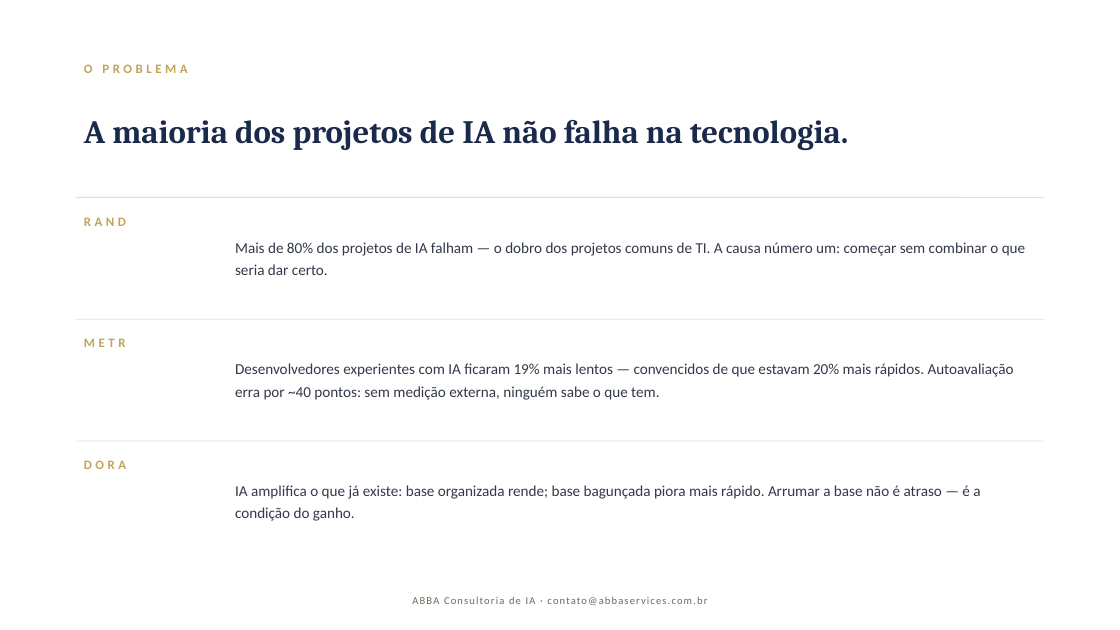
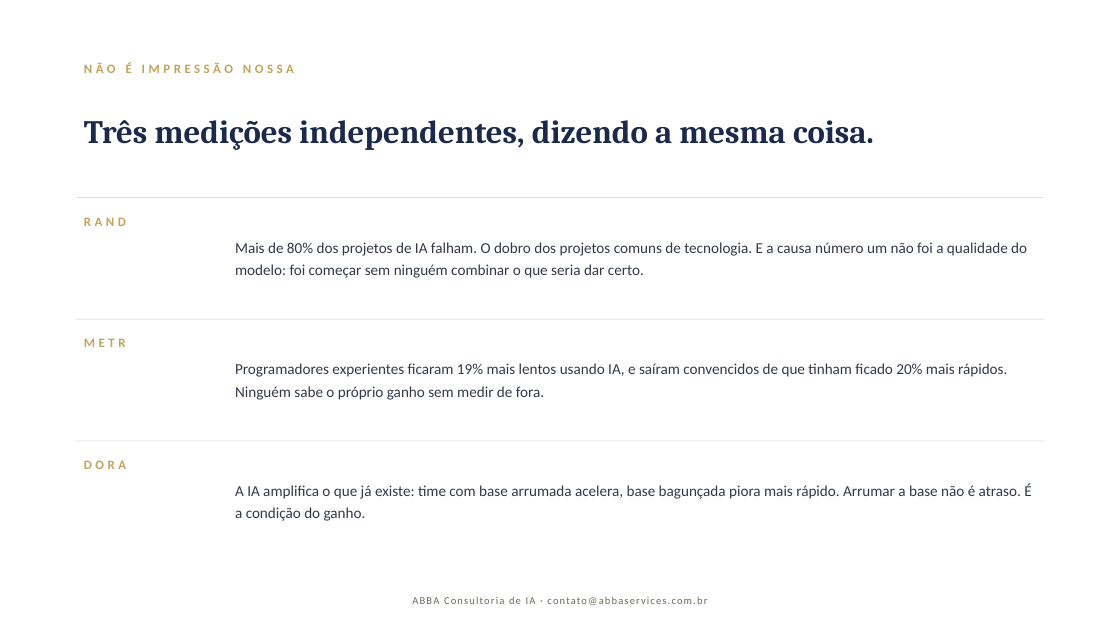
Before and after one commit to DanielMoraesCoca/abba-ops, a slide deck: slide 4 of 08-materiais/modelos/abba-deck-institucional.pptx (slide 2 before the commit). Drawn at 1120x630 pixels with LibreOffice and Linux fonts; fonts in the diff are those of the drawing. Boxes give left, top, right and bottom in pixels: in the first picture for what was removed or moved away, otherwise in the second. Text is boxed around its words. In the diff, an @@ line names an element or a change of style, - is before the commit and + after.

```diff
--- a/08-materiais/modelos/abba-deck-institucional.pptx
+++ b/08-materiais/modelos/abba-deck-institucional.pptx
@@ text at [84, 62, 294, 73]: text changed @@
-O PROBLEMA
+NÃO É IMPRESSÃO NOSSA
@@ text at [84, 120, 874, 150]: text changed @@
-A maioria dos projetos de IA não falha na tecnologia.
+Três medições independentes, dizendo a mesma coisa.
@@ text at [235, 242, 1027, 278]: text changed @@
-Mais de 80% dos projetos de IA falham — o dobro dos projetos comuns de TI. A causa número um: começar sem combinar o que seria dar certo.
+Mais de 80% dos projetos de IA falham. O dobro dos projetos comuns de tecnologia. E a causa número um não foi a qualidade do modelo: foi começar sem ninguém combinar o que seria dar certo.
@@ text at [235, 363, 1007, 400]: text changed @@
-Desenvolvedores experientes com IA ficaram 19% mais lentos — convencidos de que estavam 20% mais rápidos. Autoavaliação erra por ~40 pontos: sem medição externa, ninguém sabe o que tem.
+Programadores experientes ficaram 19% mais lentos usando IA, e saíram convencidos de que tinham ficado 20% mais rápidos. Ninguém sabe o próprio ganho sem medir de fora.
@@ text at [235, 483, 1031, 521]: text changed @@
-IA amplifica o que já existe: base organizada rende; base bagunçada piora mais rápido. Arrumar a base não é atraso — é a condição do ganho.
+A IA amplifica o que já existe: time com base arrumada acelera, base bagunçada piora mais rápido. Arrumar a base não é atraso. É a condição do ganho.
```
Also in this commit, not shown: 8 other slides changed, 3 slides added, 3 slides removed, 18 other files.
